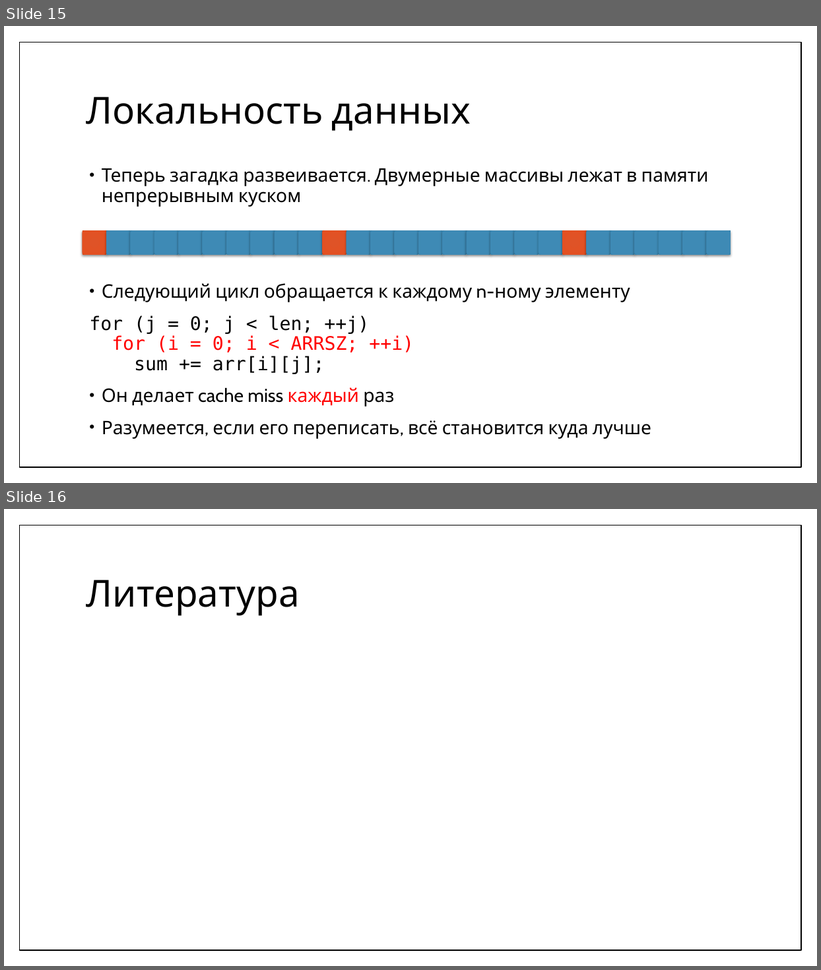
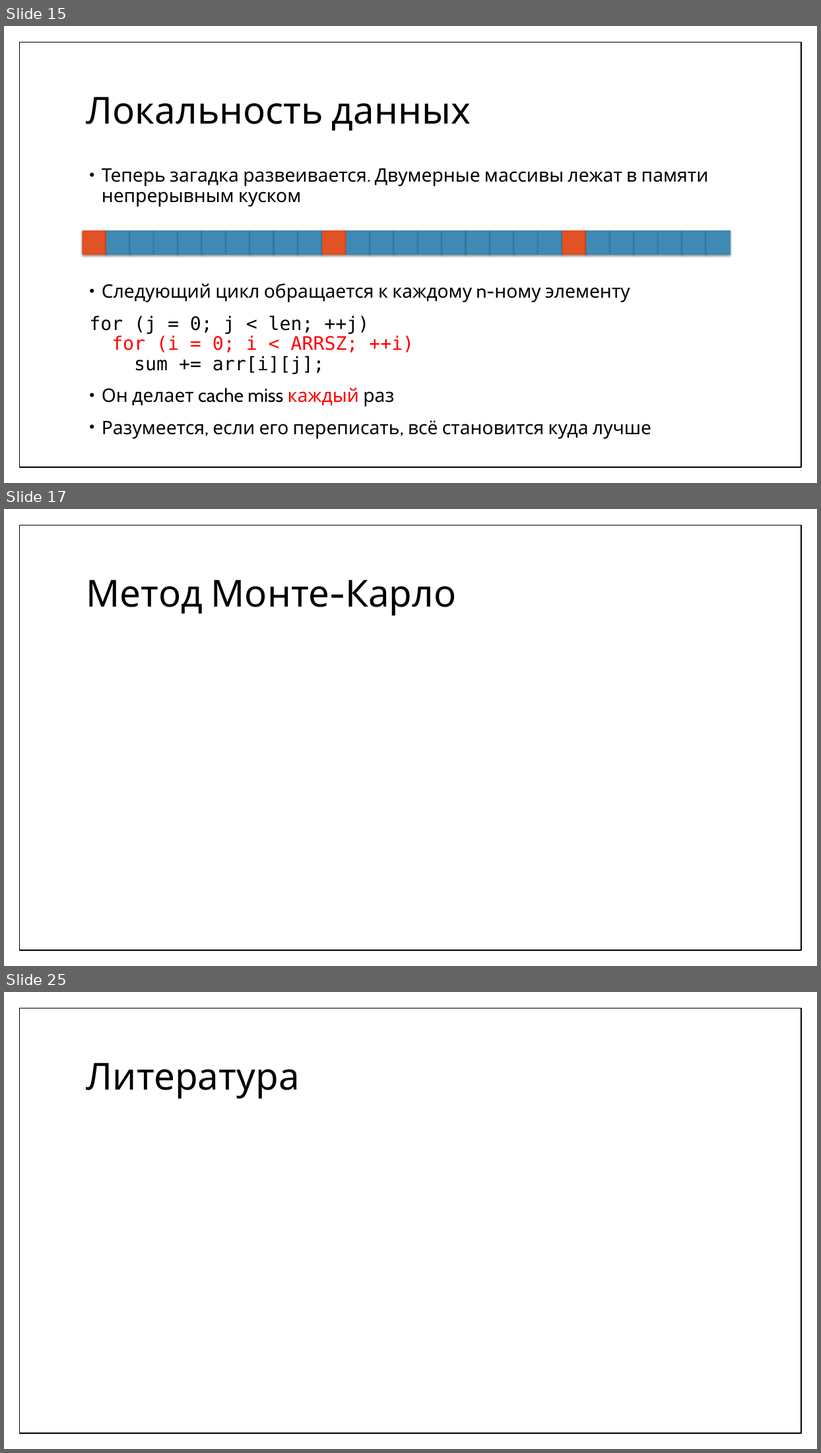
Before and after one commit to MIPT-ILab/cpp-lects-rus, a slide deck: other_lects/informatics/08-realworld.pptx. Shown one above the other, each under a label of ours: slides 15 and 16 before the commit, slides 15, 17 and 25 after it; the slides between them are not shown. The pictures are 821x970 and 821x1453 pixels, drawn with LibreOffice and Linux fonts; fonts in the diff are those of the drawing; grey boxes stand for pictures. Boxes give left, top, right and bottom in pixels: in the first picture for what was removed or moved away, otherwise in the second. Text is boxed around its words. In the diff, an @@ line names an element or a change of style, - is before the commit and + after.

```diff
--- a/other_lects/informatics/08-realworld.pptx
+++ b/other_lects/informatics/08-realworld.pptx
@@ slide 17 added at [4,509,817,966], background #FFFFFF; not listed: 1 template element that a slide beside it also shows @@
@@ title added at [86,580,456,616], 44 pt, text #000000 @@
+Метод Монте-Карло
@@ what was slide 16 is now slide 25 @@
```
Also in this commit, not shown: 8 other slides added, 22 other files.
